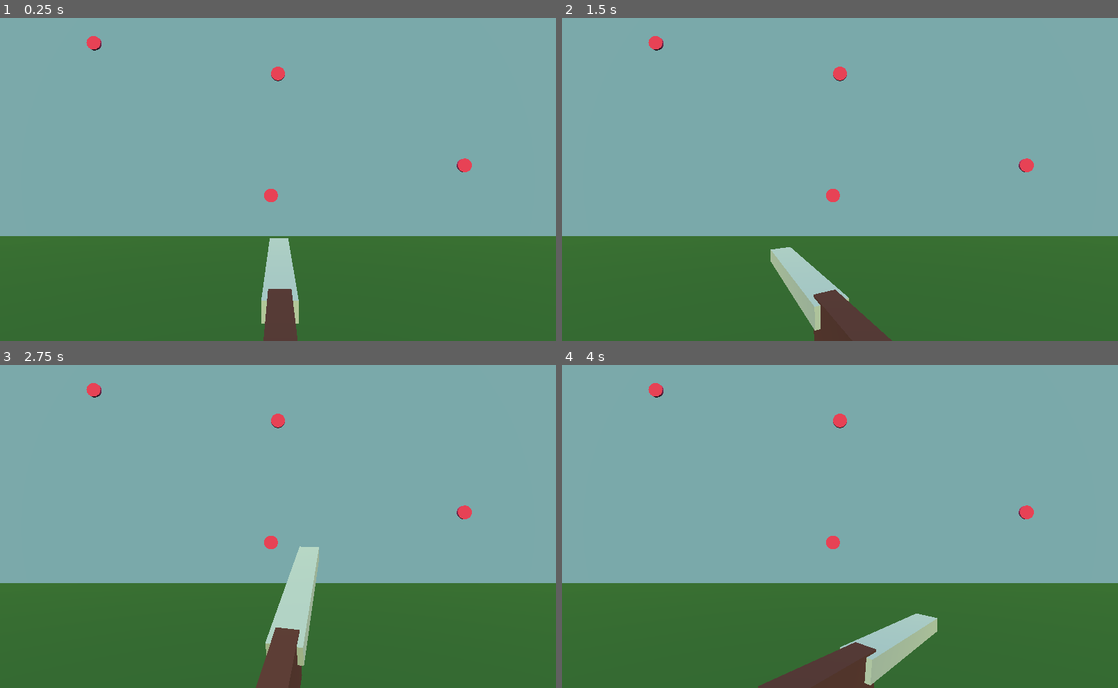
Above: before the commit, frames 1-4 (two rows, left to right).
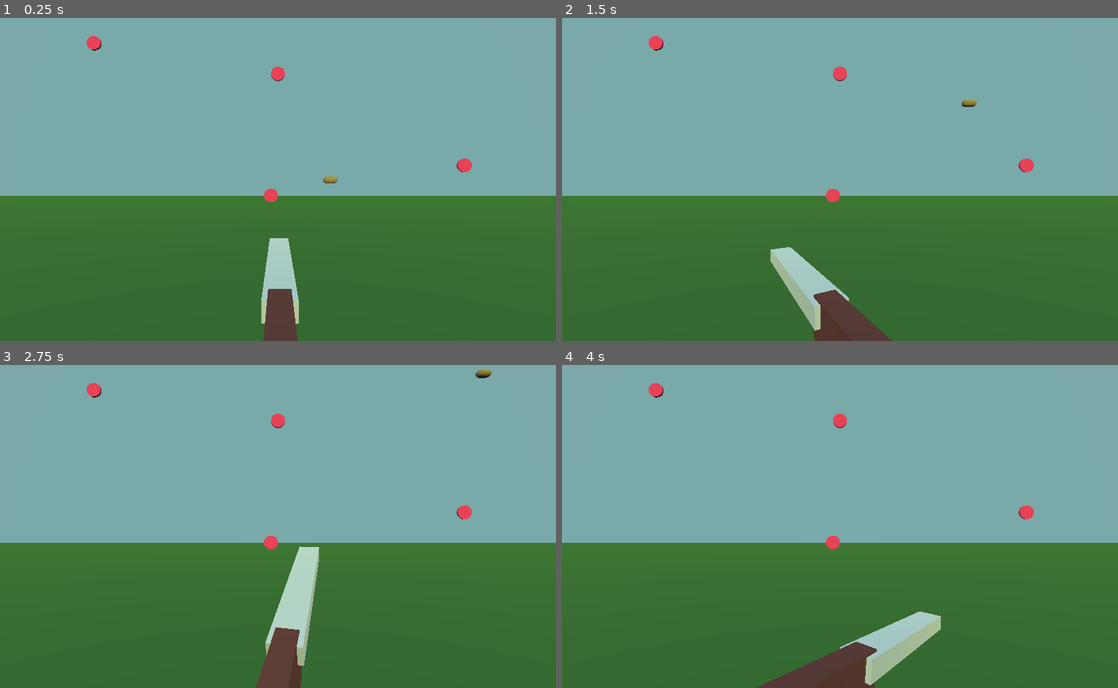
Above: after the commit, the same moments.

Repository: zMenta/CapsuleHunt3D
Game: Godot game, scene res://Level/Level.tscn
Two runs of this game, one before a commit and one after it. Both use one fixed random seed, a clock stepped at 60 frames per second and the inputs below.
Inputs (mouse positions are in pixels of both pictures, inside the frame that each line leads up to):
- Up to frame 1 (0.25 s): no input
- Up to frame 2 (1.5 s): move the mouse to (962, 163) at 0.52 s; press the mouse at (962, 163) at 0.53 s; tap Enter at 1.25 s; move the mouse to (728, 195) at 1.27 s; release the mouse at (728, 195) at 1.28 s; click (728, 195) at 1.35 s
- Up to frame 3 (2.75 s): move the mouse to (333, 455) at 2.02 s; press the mouse at (333, 455) at 2.03 s
- Up to frame 4 (4 s): move the mouse to (812, 591) at 2.77 s; release the mouse at (812, 591) at 2.78 s; click (812, 591) at 2.85 s; tap Space at 3.5 s; move the mouse to (1006, 574) at 3.52 s; press the mouse at (1006, 574) at 3.53 s

The runs differ from the first frame. In frame 1, 12% of the frame differs, in the area x 0-100%, y 49-68%; in frame 2, 12%; in frame 3, 12%; in frame 4, 13%, in the area x 0-100%, y 55-100%.

Commit message:
Basic Duck movement and dying

Diff:
--- /dev/null
+++ b/DuckHunt3D/Ducks/Duck.gd
@@ -0,0 +1,20 @@
+extends KinematicBody
+
+export(PackedScene) var dead_body
+
+export var move_speed := 8
+export var direction := Vector3(1,1,0)
+
+
+func _physics_process(delta: float) -> void:
+	move_and_slide(move_speed * direction.normalized())
+
+
+func die() -> void:
+	var body = dead_body.instance() as RigidBody
+	body.global_transform = self.global_transform
+	body.apply_central_impulse(direction * 5)
+	body.apply_torque_impulse(Vector3(rand_range(0,3),rand_range(0,3),rand_range(0,3)))
+
+	get_parent().add_child(body)
+	queue_free()
--- /dev/null
+++ b/DuckHunt3D/Ducks/Duck.tscn
@@ -0,0 +1,26 @@
+[gd_scene load_steps=6 format=2]
+
+[ext_resource path="res://Ducks/Duck.gd" type="Script" id=1]
+[ext_resource path="res://Ducks/DuckDeadBody.tscn" type="PackedScene" id=2]
+
+[sub_resource type="CapsuleShape" id=1]
+radius = 0.353165
+height = 0.643814
+
+[sub_resource type="CapsuleMesh" id=2]
+
+[sub_resource type="SpatialMaterial" id=3]
+albedo_color = Color( 0.607843, 0.517647, 0.298039, 1 )
+
+[node name="Duck" type="KinematicBody" groups=["target"]]
+transform = Transform( 0.00968639, 0, 0.999953, 0, 1, 0, -0.999953, 0, 0.00968639, 0, 0, 0 )
+script = ExtResource( 1 )
+dead_body = ExtResource( 2 )
+
+[node name="CollisionShape" type="CollisionShape" parent="."]
+shape = SubResource( 1 )
+
+[node name="MeshInstance" type="MeshInstance" parent="."]
+transform = Transform( 0.344801, 0, 0, 0, 0.328903, 0, 0, 0, 0.443503, 0, 0, 0 )
+mesh = SubResource( 2 )
+material/0 = SubResource( 3 )
--- /dev/null
+++ b/DuckHunt3D/Ducks/DuckDeadBody.tscn
@@ -0,0 +1,20 @@
+[gd_scene load_steps=4 format=2]
+
+[sub_resource type="CapsuleShape" id=1]
+radius = 0.353165
+height = 0.643814
+
+[sub_resource type="CapsuleMesh" id=2]
+
+[sub_resource type="SpatialMaterial" id=3]
+albedo_color = Color( 0.607843, 0.517647, 0.298039, 1 )
+
+[node name="DuckBody" type="RigidBody"]
+
+[node name="CollisionShape" type="CollisionShape" parent="."]
+shape = SubResource( 1 )
+
+[node name="MeshInstance" type="MeshInstance" parent="."]
+transform = Transform( 0.344801, 0, 0, 0, 0.328903, 0, 0, 0, 0.443503, 0, 0, 0 )
+mesh = SubResource( 2 )
+material/0 = SubResource( 3 )
--- a/DuckHunt3D/Level/Level.tscn
+++ b/DuckHunt3D/Level/Level.tscn
@@ -1,8 +1,9 @@
-[gd_scene load_steps=8 format=2]
+[gd_scene load_steps=9 format=2]
 
 [ext_resource path="res://Player/Gun.tscn" type="PackedScene" id=1]
 [ext_resource path="res://Level/Level.gd" type="Script" id=2]
 [ext_resource path="res://Assets/Targets.tscn" type="PackedScene" id=3]
+[ext_resource path="res://Ducks/Duck.tscn" type="PackedScene" id=4]
 
 [sub_resource type="SpatialMaterial" id=1]
 albedo_color = Color( 0.211765, 0.4, 0.184314, 1 )
@@ -27,21 +28,21 @@
 [node name="Blocks" type="Spatial" parent="."]
 
 [node name="CSGBox" type="CSGBox" parent="Blocks"]
-transform = Transform( 1, 0, 0, 0, 1, 0, 0, 0, 1, 0, -13.3369, -17.3095 )
+transform = Transform( 1, 0, 0, 0, 1, 0, 0, 0, 1, 0, -3.67218, -17.3095 )
 use_collision = true
 width = 176.136
 depth = 53.998
 material = SubResource( 1 )
 
 [node name="CSGBox2" type="CSGBox" parent="Blocks"]
-transform = Transform( 1, 0, 0, 0, 0.995862, -0.0908759, 0, 0.0908759, 0.995862, 0, -13.6573, -36.8126 )
+transform = Transform( 1, 0, 0, 0, 0.995862, -0.0908759, 0, 0.0908759, 0.995862, 0, -3.99258, -36.8126 )
 use_collision = true
 width = 284.807
 depth = 53.998
 material = SubResource( 1 )
 
 [node name="CSGBox3" type="CSGBox" parent="Blocks"]
-transform = Transform( 1, 0, 0, 0, 0.0148522, -0.99989, 0, 0.99989, 0.0148522, -3.10603, 32.7047, -46.4874 )
+transform = Transform( 1, 0, 0, 0, 0.0148522, -0.99989, 0, 0.99989, 0.0148522, -3.10603, 42.3694, -46.4874 )
 use_collision = true
 width = 294.601
 height = 0.002
@@ -76,3 +77,6 @@
 
 [node name="Targets4" parent="." instance=ExtResource( 3 )]
 transform = Transform( 1, 0, 0, 0, 1, 0, 0, 0, 1, -1.00786, -0.528685, -24.0056 )
+
+[node name="Duck" parent="." instance=ExtResource( 4 )]
+transform = Transform( 0.00968639, 0, 0.999953, 0, 1, 0, -0.999953, 0, 0.00968639, 3.40282, 0.368236, -11.9913 )
--- /dev/null
+++ b/DuckHunt3D/Main/Main.gd
@@ -0,0 +1,4 @@
+extends Node
+
+func _ready() -> void:
+	randomize()
--- a/DuckHunt3D/Main/Main.tscn
+++ b/DuckHunt3D/Main/Main.tscn
@@ -1,7 +1,9 @@
-[gd_scene load_steps=2 format=2]
+[gd_scene load_steps=3 format=2]
 
 [ext_resource path="res://Level/Level.tscn" type="PackedScene" id=1]
+[ext_resource path="res://Main/Main.gd" type="Script" id=2]
 
 [node name="Main" type="Node"]
+script = ExtResource( 2 )
 
 [node name="Level" parent="." instance=ExtResource( 1 )]
--- a/DuckHunt3D/Player/Gun.gd
+++ b/DuckHunt3D/Player/Gun.gd
@@ -12,5 +12,7 @@
 	var collider : Object = ray.get_collider()
 
 	if collider:
-		if collider.is_in_group("target"):
+		if collider.has_method("die"):
+			collider.die()
+		elif collider.is_in_group("target"):
 			collider.queue_free()
